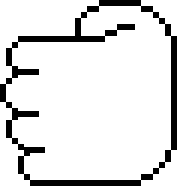
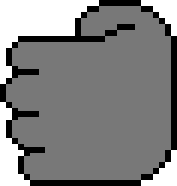
Revision of a layered 177x186 image; what changed, layer by layer:
added layer "Calque 2" over [6, 6, 171, 180]
